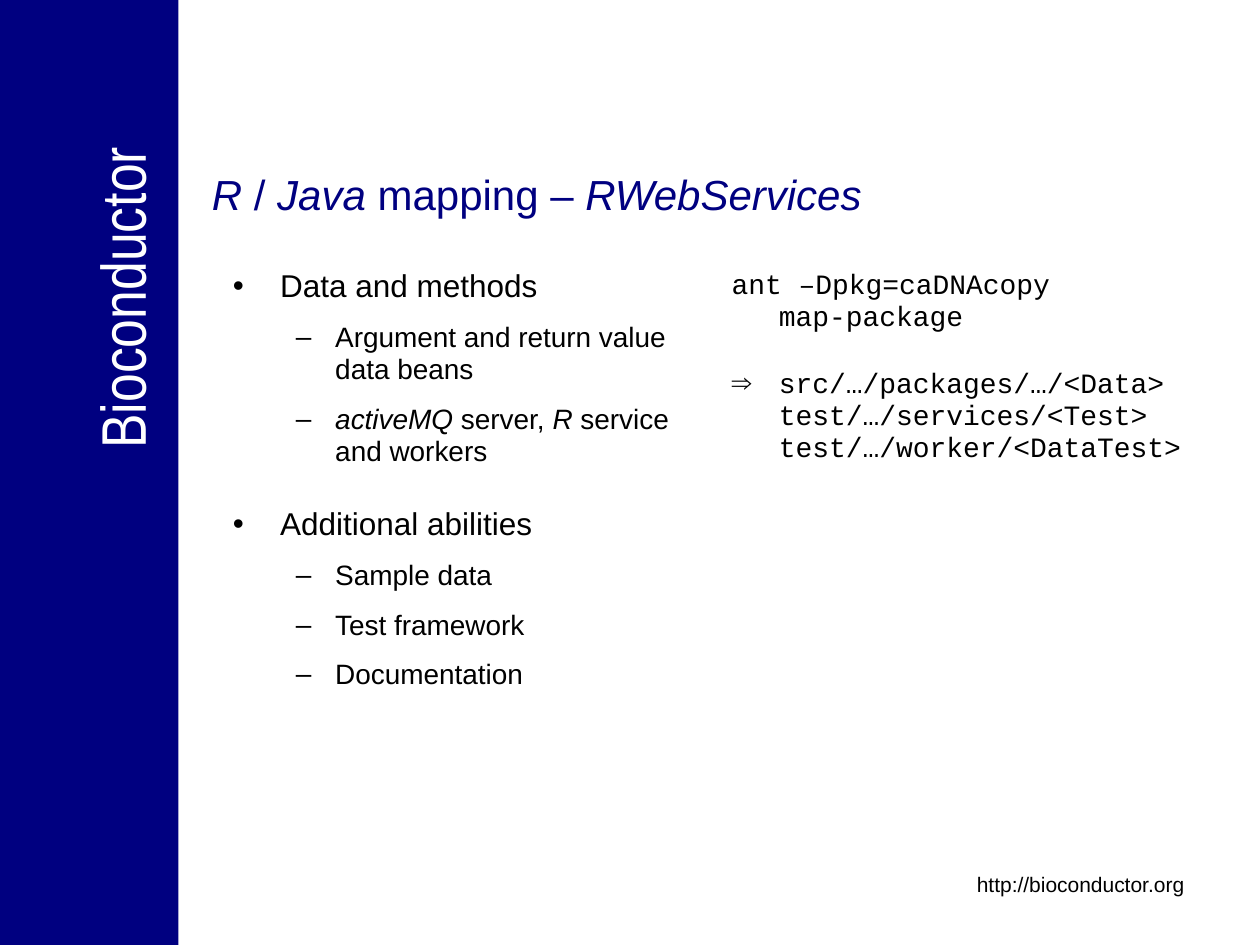
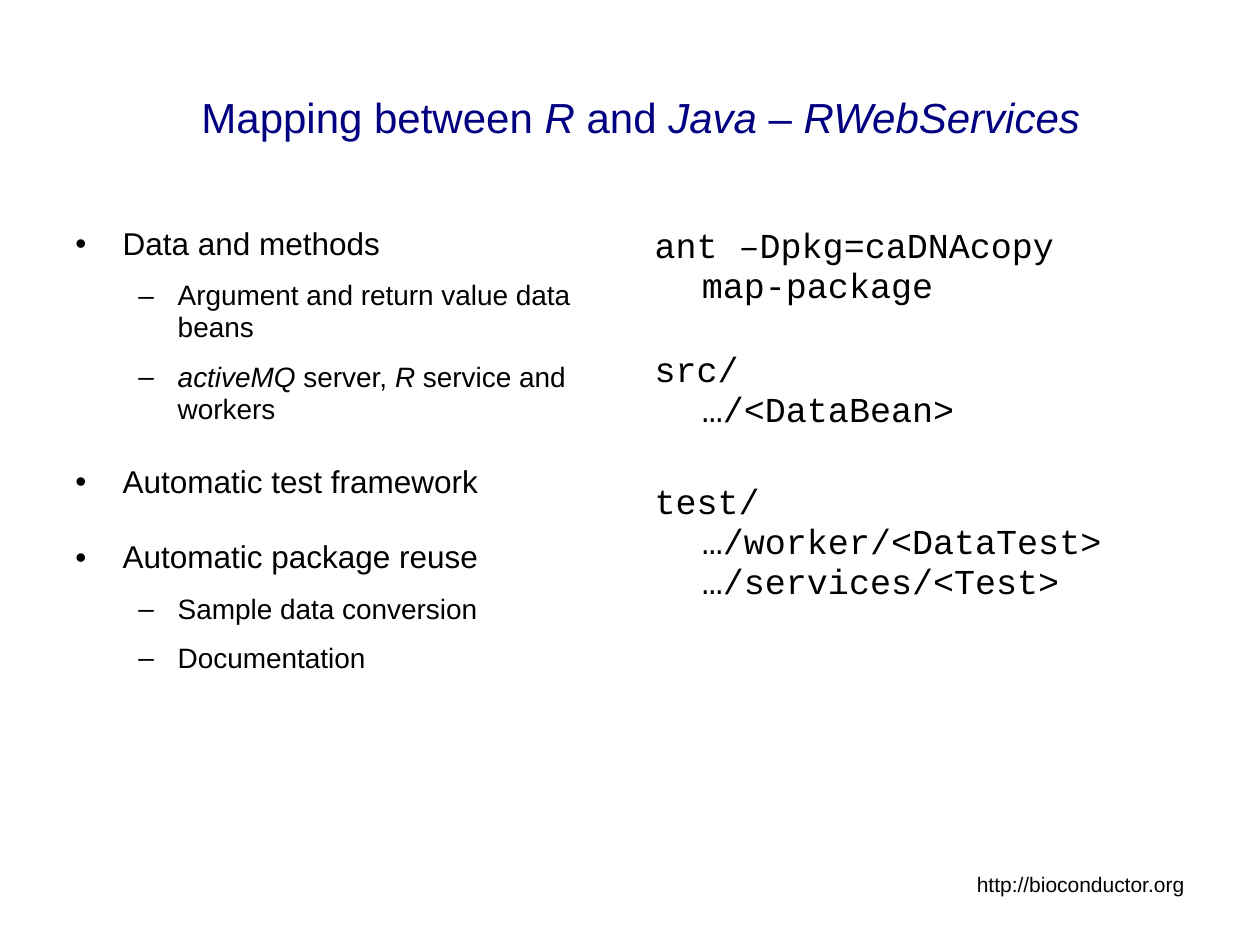
Before and after one commit to NCIP/bioconductor_v1, a slide deck: slide 29 of trunk/bioconductor/Presentations/caBIG_Annual_Meeting_2007_Tech_Demo.ppt (slide 21 before the commit). Drawn at 1260x945 pixels with LibreOffice and Linux fonts; fonts in the diff are those of the drawing; background and template pictures are left out. Boxes give left, top, right and bottom in pixels: in the first picture for what was removed or moved away, otherwise in the second. Text is boxed around its words. In the diff, an @@ line names an element or a change of style, - is before the commit and + after.

```diff
--- a/trunk/bioconductor/Presentations/caBIG_Annual_Meeting_2007_Tech_Demo.ppt
+++ b/trunk/bioconductor/Presentations/caBIG_Annual_Meeting_2007_Tech_Demo.ppt
@@ rectangle removed at (0, 0, 179, 945) @@
@@ title "Mapping between R and Java ..." at (201, 102, 1080, 141): vertical alignment top to middle @@
@@ title at (201, 102, 1080, 141): text changed; italic off @@
-R / Java mapping – RWebServices
+Mapping between R and Java – RWebServices
@@ text removed at (88, 177, 159, 438) @@
-Bioconductor
@@ text "Data and methods": place and size @@
-text "Data and methods" at (280, 274, 668, 685)
+text "Data and methods" at (123, 232, 570, 669)
@@ text "ant –Dpkg=caDNAcopy map-package": place and size @@
-text "ant –Dpkg=caDNAcopy map-package" at (732, 274, 1181, 458)
+text "ant –Dpkg=caDNAcopy map-package" at (655, 234, 1101, 595)
@@ text at (655, 234, 1054, 306): size 16 to 20 pt in "ant –Dpkg=caDNAcopy map-package"; more space between paragraphs @@
@@ text at (655, 357, 1101, 595): text changed; size 16 to 20 pt @@
-⇒ src/…/packages/…/<Data> test/…/services/<Test>
-  test/…/worker/<DataTest>
+src/
+…/<DataBean>
+test/
+…/worker/<DataTest>
+…/services/<Test>
@@ text at (123, 470, 478, 624): text changed; size 16 to 18 pt @@
-• Additional abilities
-  – Sample data
-  – Test framework
+• Automatic test framework
+• Automatic package reuse
+  – Sample data conversion
```
Also in this commit, not shown: 18 other slides changed, 21 slides added, 10 slides removed.
